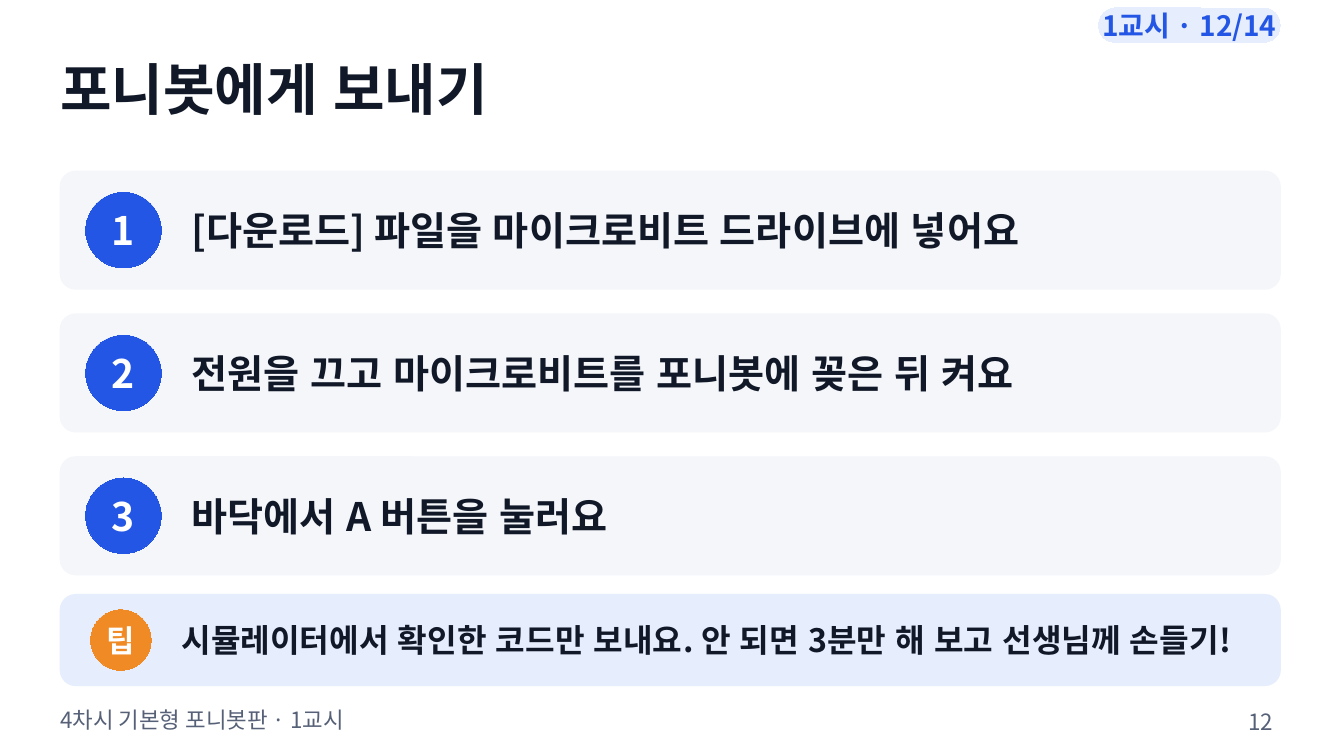
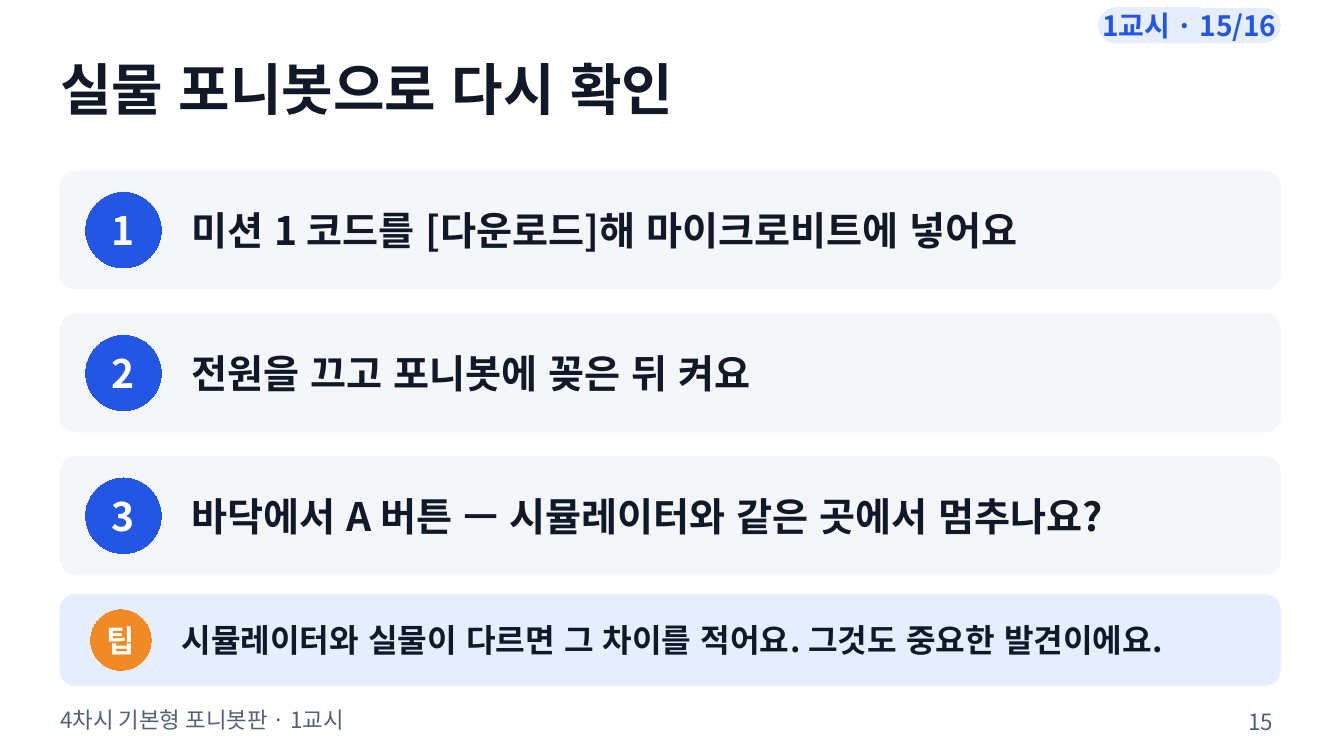
Before and after one commit to boundaryx01-uniquelife/microbit, a slide deck: slide 15 of bridge/ponybot/materials/포니봇_4차시_기본형/ponybot_4차시_수업슬라이드.pptx (slide 12 before the commit). Drawn at 1344x756 pixels with LibreOffice and Linux fonts; fonts in the diff are those of the drawing. Boxes give left, top, right and bottom in pixels: in the first picture for what was removed or moved away, otherwise in the second. Text is boxed around its words. In the diff, an @@ line names an element or a change of style, - is before the commit and + after.

```diff
--- a/bridge/ponybot/materials/포니봇_4차시_기본형/ponybot_4차시_수업슬라이드.pptx
+++ b/bridge/ponybot/materials/포니봇_4차시_기본형/ponybot_4차시_수업슬라이드.pptx
@@ text in rounded rectangle at (1102, 12, 1277, 41): text changed @@
-1교시 · 12/14
+1교시 · 15/16
@@ text at (60, 62, 674, 115): text changed @@
-포니봇에게 보내기
+실물 포니봇으로 다시 확인
@@ text at (191, 212, 1017, 252): text changed @@
-[다운로드] 파일을 마이크로비트 드라이브에 넣어요
+미션 1 코드를 [다운로드]해 마이크로비트에 넣어요
@@ text at (191, 355, 750, 392): text changed @@
-전원을 끄고 마이크로비트를 포니봇에 꽂은 뒤 켜요
+전원을 끄고 포니봇에 꽂은 뒤 켜요
@@ text at (191, 498, 1102, 535): text changed @@
-바닥에서 A 버튼을 눌러요
+바닥에서 A 버튼 — 시뮬레이터와 같은 곳에서 멈추나요?
@@ text at (181, 625, 1163, 655): text changed @@
-시뮬레이터에서 확인한 코드만 보내요. 안 되면 3분만 해 보고 선생님께 손들기!
+시뮬레이터와 실물이 다르면 그 차이를 적어요. 그것도 중요한 발견이에요.
@@ page number at (1248, 713, 1273, 731): text changed @@
-12
+15
```
Also in this commit, not shown: 10 other slides changed, 5 slides added, 3 slides removed, 20 other files.
